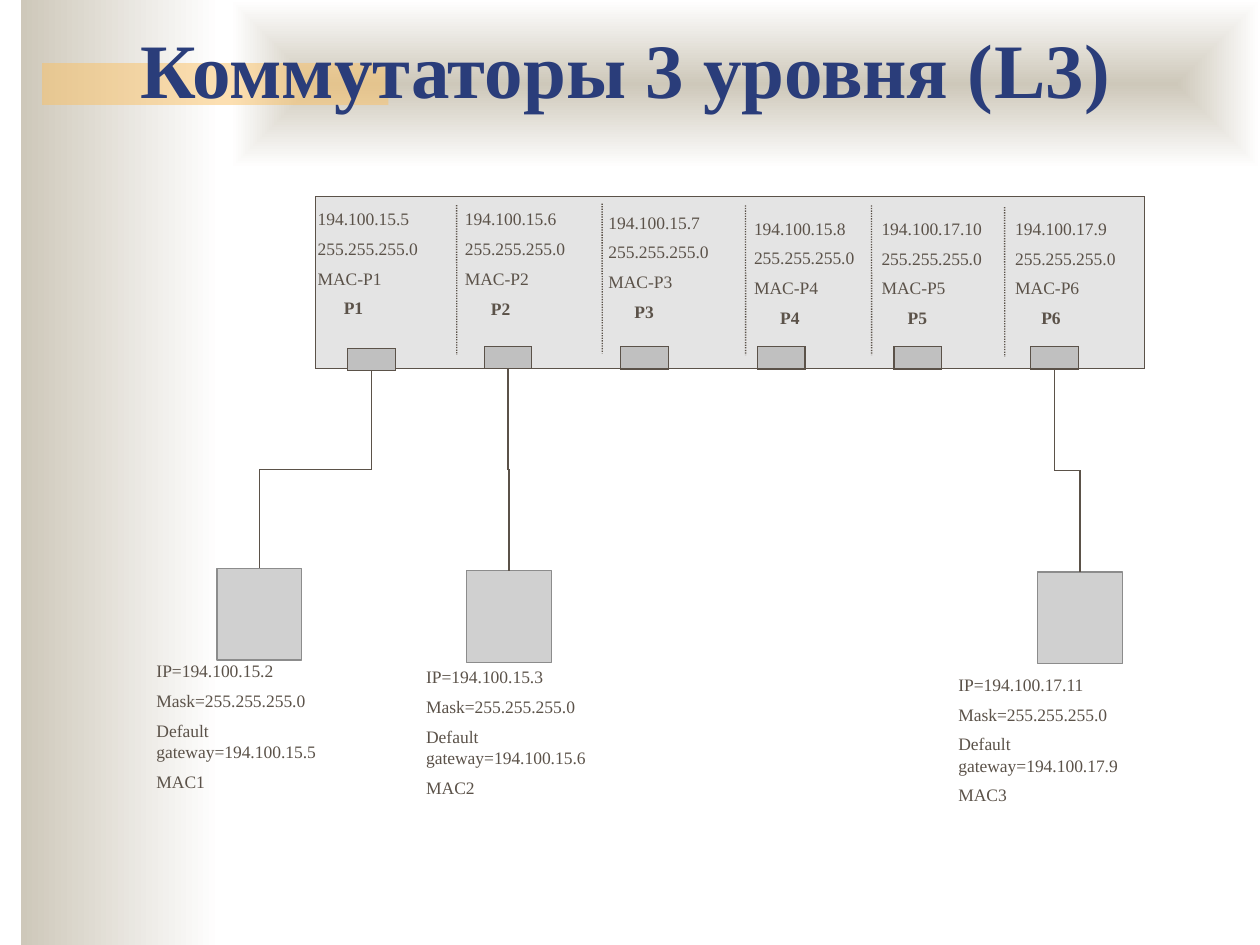
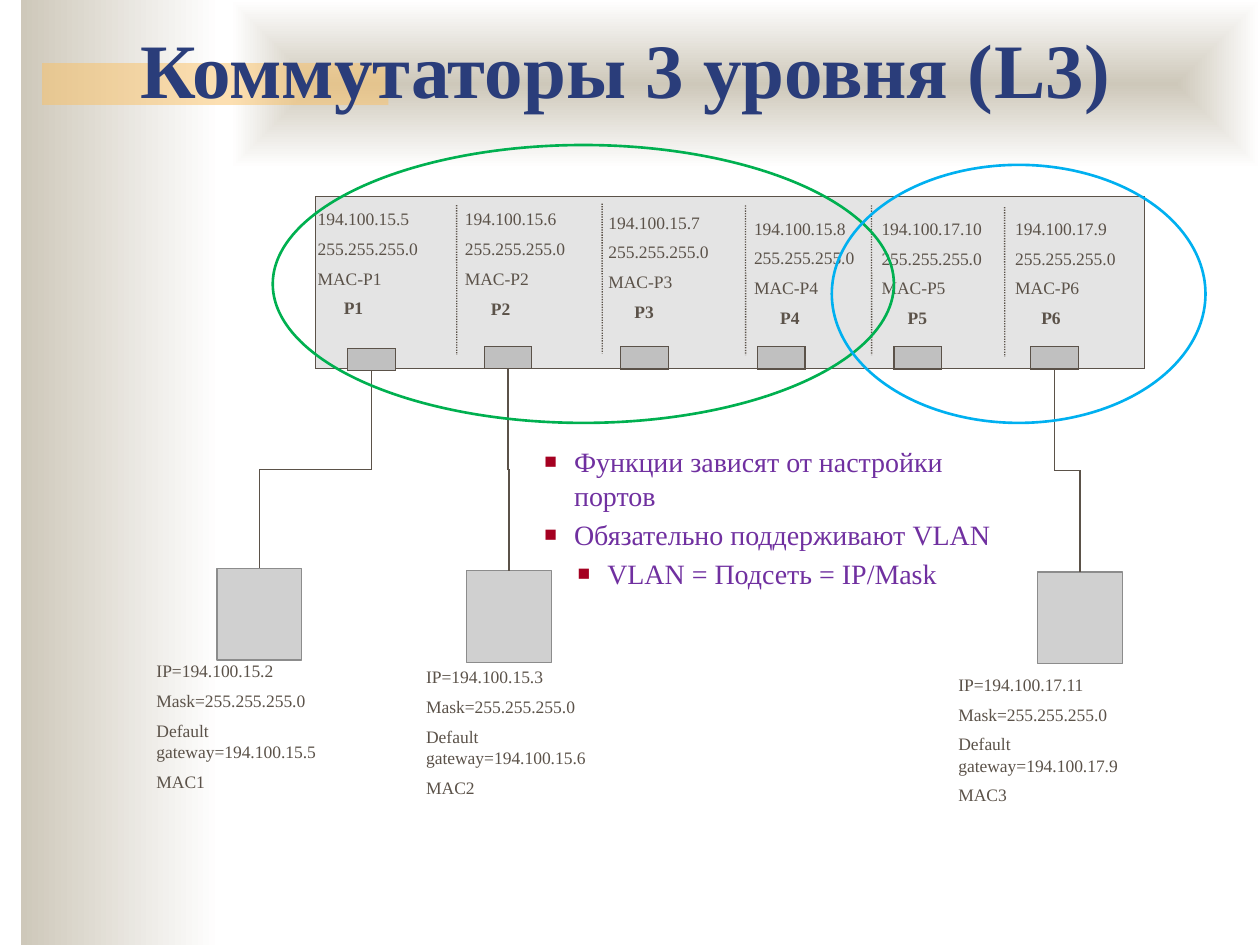
Before and after one commit to ukoloff/nets, a slide deck: slide 25 of lecture/13.pptx (slide 18 before the commit). Drawn at 1260x945 pixels with LibreOffice and Linux fonts; fonts in the diff are those of the drawing; grey boxes stand for pictures; background and template pictures are left out. Boxes give left, top, right and bottom in pixels: in the first picture for what was removed or moved away, otherwise in the second. Text is boxed around its words. In the diff, an @@ line names an element or a change of style, - is before the commit and + after.

```diff
--- a/lecture/13.pptx
+++ b/lecture/13.pptx
@@ ellipse added at (273, 145, 895, 422), outline #00B050 1.5 pt @@
@@ ellipse added at (832, 165, 1206, 423), outline #00B0F0 1.5 pt @@
@@ text added at (574, 453, 991, 590), 16 pt, text #7030A0 @@
+■ Функции зависят от настройки портов
+■ Обязательно поддерживают VLAN
+  ■ VLAN = Подсеть = IP/Mask
```
Also in this commit, not shown: 8 other slides changed, 9 slides added, 1 slide removed.
